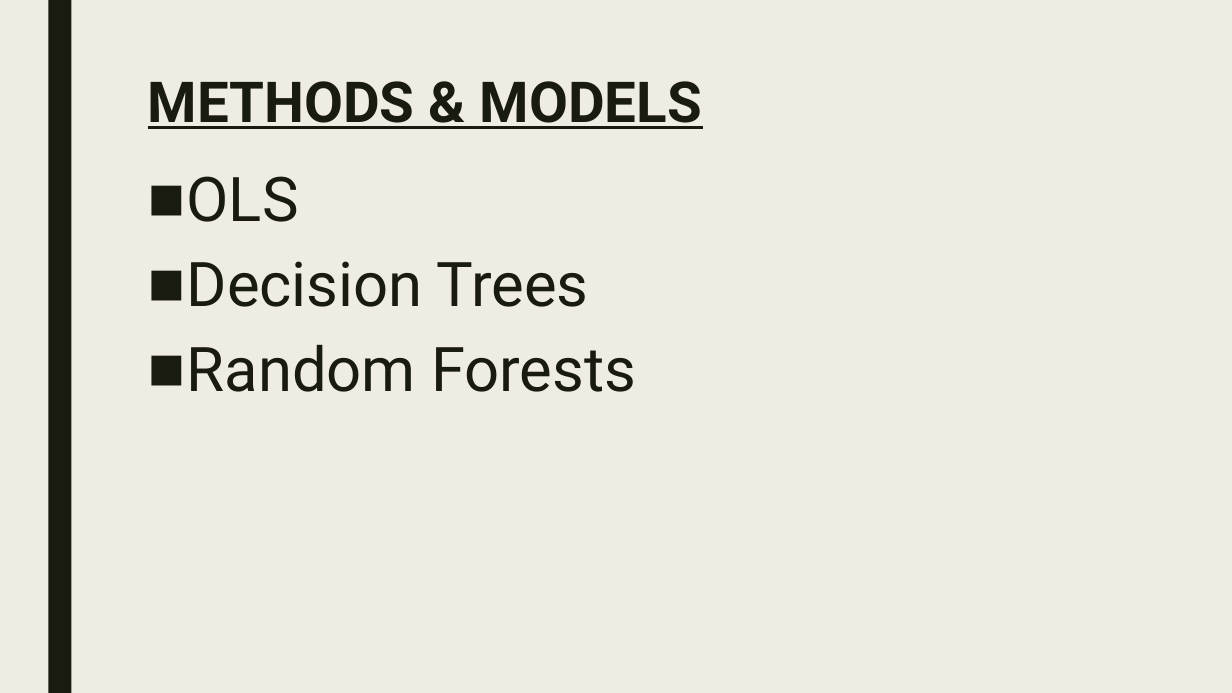
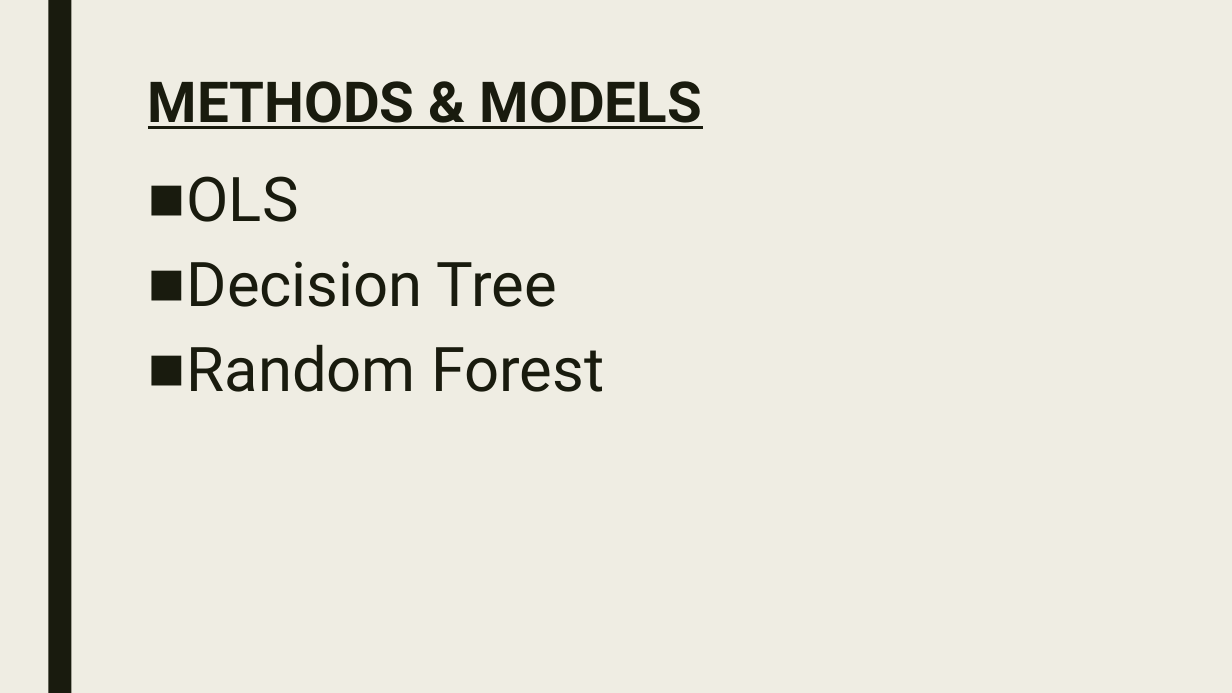
Before and after one commit to Sun-Kev/MACS30200proj, a slide deck: slide 8 of Proposal/proposal_slides.pptx. Drawn at 1232x693 pixels with LibreOffice and Linux fonts; fonts in the diff are those of the drawing. Boxes give left, top, right and bottom in pixels: in the first picture for what was removed or moved away, otherwise in the second. Text is boxed around its words. In the diff, an @@ line names an element or a change of style, - is before the commit and + after.

```diff
--- a/Proposal/proposal_slides.pptx
+++ b/Proposal/proposal_slides.pptx
@@ text at (187, 261, 604, 392): text changed @@
-■ Decision Trees
-■ Random Forests
+■ Decision Tree
+■ Random Forest
```
Also in this commit, not shown: 4 other slides changed, 1 other file.
